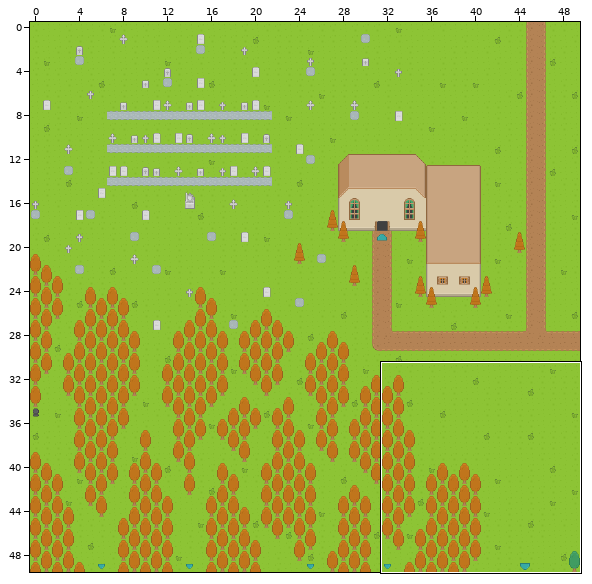
One commit to this Tiled map (JSON): client/maps/The Graveyard.json. Above, an overview of the earlier version with the close-up marked.
Close-up. Before the commit:
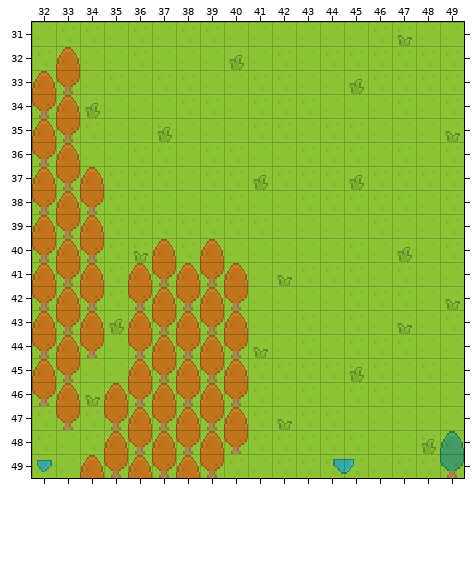
Cells are 16x16 px. Shown: x 32..49, y 31..49. The commit also changed other parts of the map, which this record leaves out.
The same view after the edit:
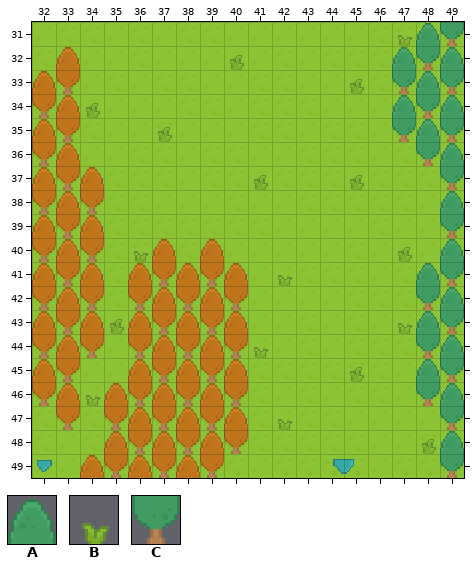
Key: from "roguelikeSheet": A 875, B 882, C 961.
_ is an empty cell, . an unchanged one.
Changes in this commit:
--- layer "Deco0"
@@ x 47..49 @@
-31 .._
-32 .__
-33 ___
-34 ___
-35 __B
-36 .__
-37 .._
-38 .._
-39 .._
-40 .._
-41 .._
-42 ._B
-43 .__
-44 .__
-45 .__
-46 .__
-47 .._
+31 ..C
+32 .CA
+33 CAC
+34 ACA
+35 CAC
+36 .CA
+37 ..C
+38 ..A
+39 ..C
+40 ..A
+41 ..C
+42 .CA
+43 .AC
+44 .CA
+45 .AC
+46 .CA
+47 ..C
--- layer "Above0"
@@ x 47..48 @@
-31 ._
-32 _.
+31 .A
+32 A.
@@ x 48..48 @@
-41 _
+41 A
